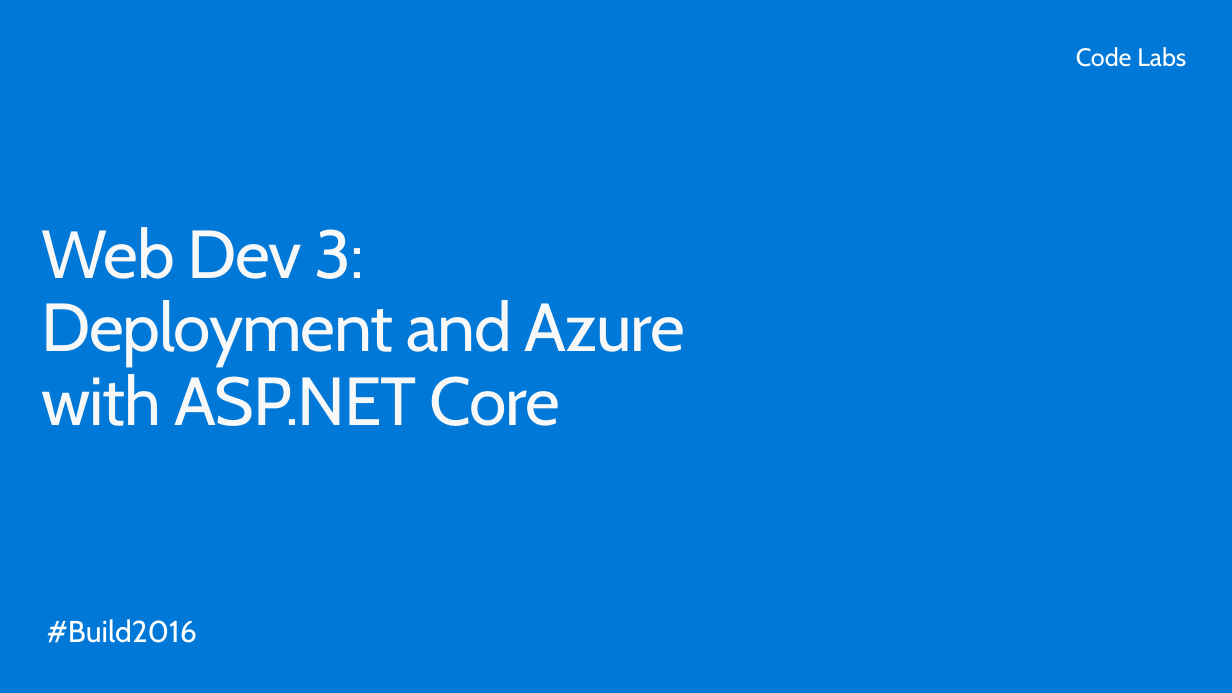
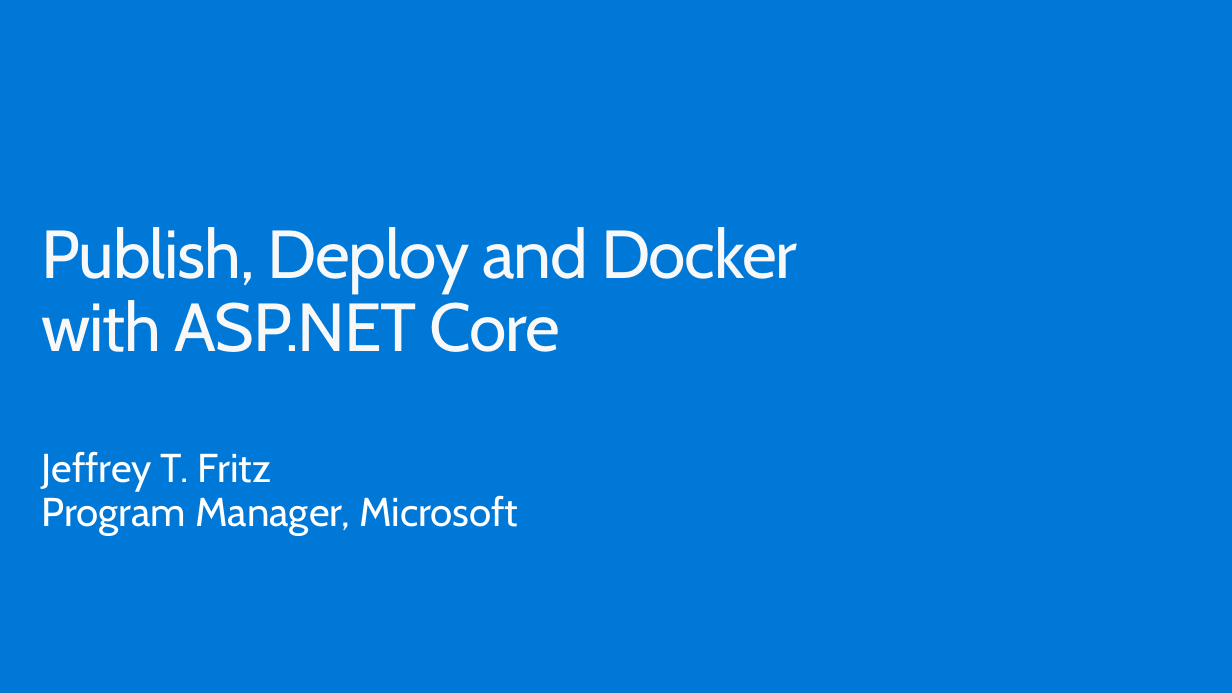
Before and after one commit to csharpfritz/Workshop-PublishAspNetCore, a slide deck: slide 1 of Slides/PublishAspNetCore.pptx. Drawn at 1232x693 pixels with LibreOffice and Linux fonts; fonts in the diff are those of the drawing; background and template pictures are left out. Boxes give left, top, right and bottom in pixels: in the first picture for what was removed or moved away, otherwise in the second. Text is boxed around its words. In the diff, an @@ line names an element or a change of style, - is before the commit and + after.

```diff
--- a/Slides/PublishAspNetCore.pptx
+++ b/Slides/PublishAspNetCore.pptx
@@ text removed at <box>1076,47,1186,67</box> @@
-Code Labs
@@ title at <box>42,227,797,352</box>: text changed @@
-Web Dev 3:
-Deployment and Azure
-with ASP.NET Core
+Publish, Deploy and Docker
+with ASP.NET Core
@@ text added at <box>42,451,518,535</box>, 32 pt, text #FFFFFF @@
+Jeffrey T. Fritz
+Program Manager, Microsoft
@@ text removed at <box>47,619,197,643</box> @@
-#Build2016
```
Also in this commit, not shown: 6 other slides changed, 5 slides removed, 7 other files.
